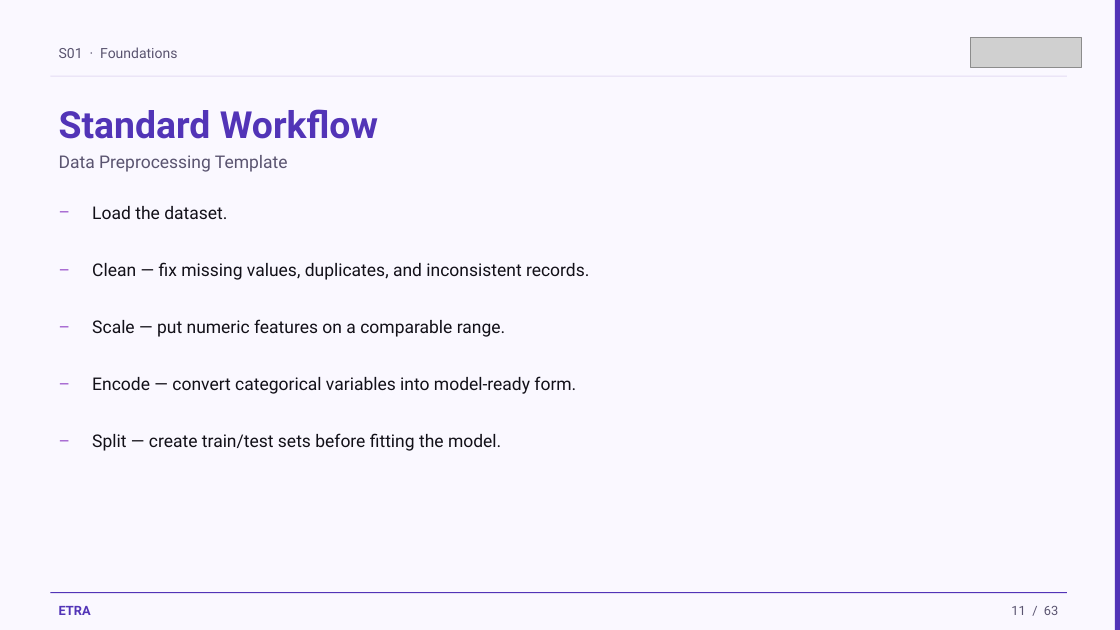
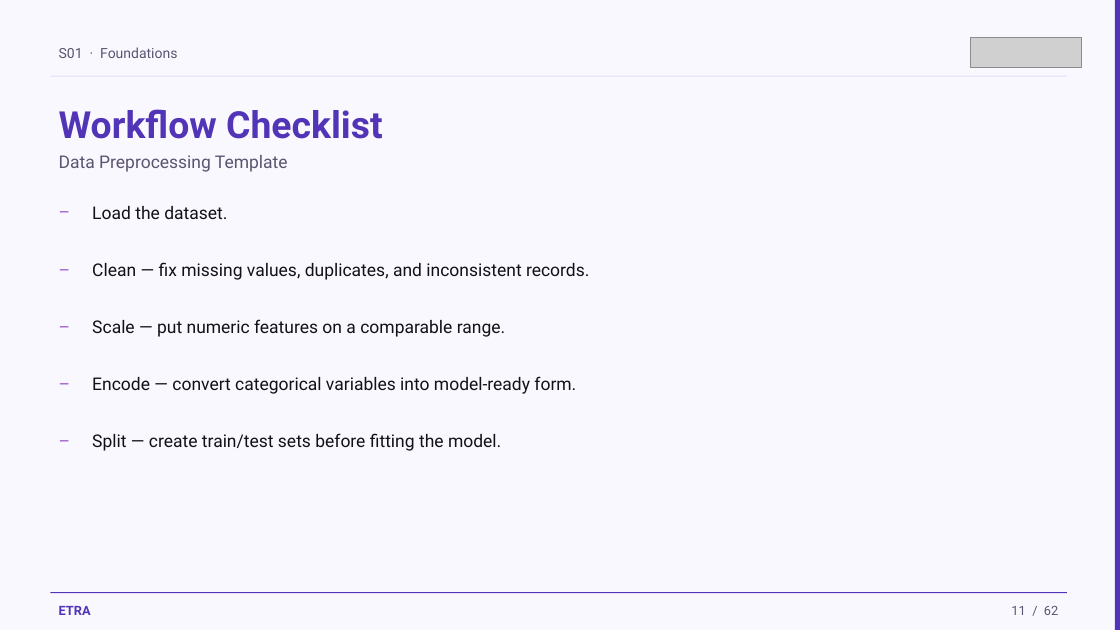
Before and after one commit to iksasa15/AI-ML, a slide deck: slide 11 of web-presentation/pdf-exports/Week1-Session1-Foundations.pptx. Drawn at 1120x630 pixels with LibreOffice and Linux fonts; fonts in the diff are those of the drawing; grey boxes stand for pictures. Boxes give left, top, right and bottom in pixels: in the first picture for what was removed or moved away, otherwise in the second. Text is boxed around its words. In the diff, an @@ line names an element or a change of style, - is before the commit and + after.

```diff
--- a/web-presentation/pdf-exports/Week1-Session1-Foundations.pptx
+++ b/web-presentation/pdf-exports/Week1-Session1-Foundations.pptx
@@ text at <box>59,109,383,139</box>: text changed @@
-Standard Workflow
+Workflow Checklist
```
Also in this commit, not shown: 59 other slides changed, 1 slide added, 2 slides removed, 1 other file.
